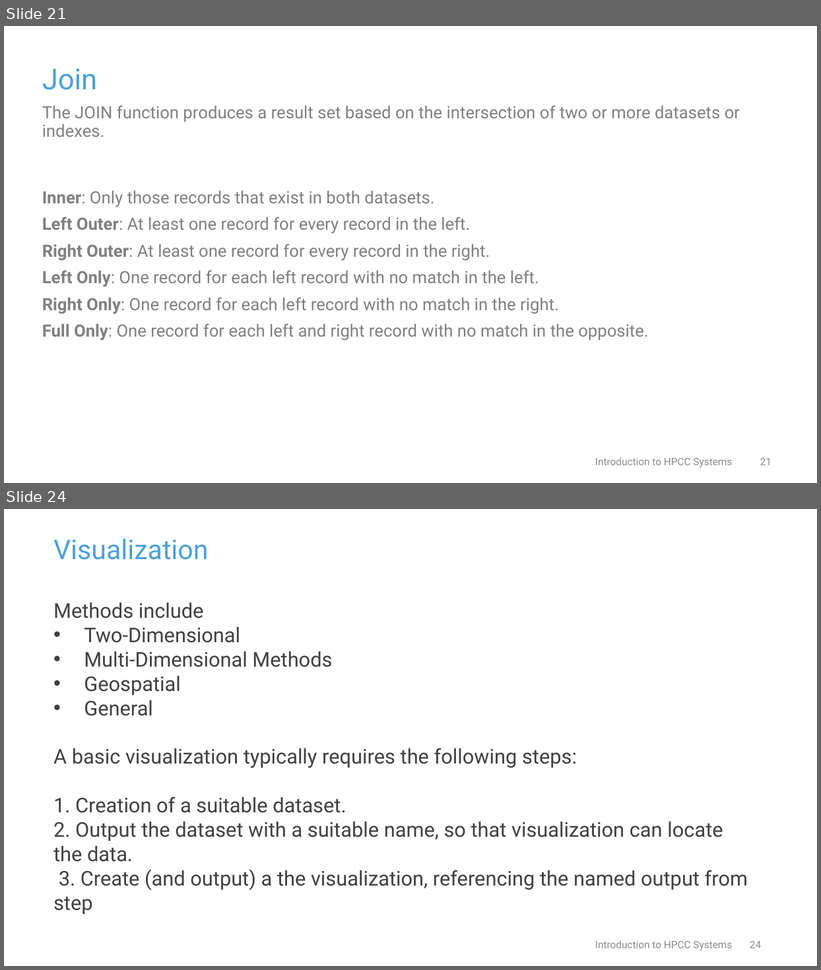
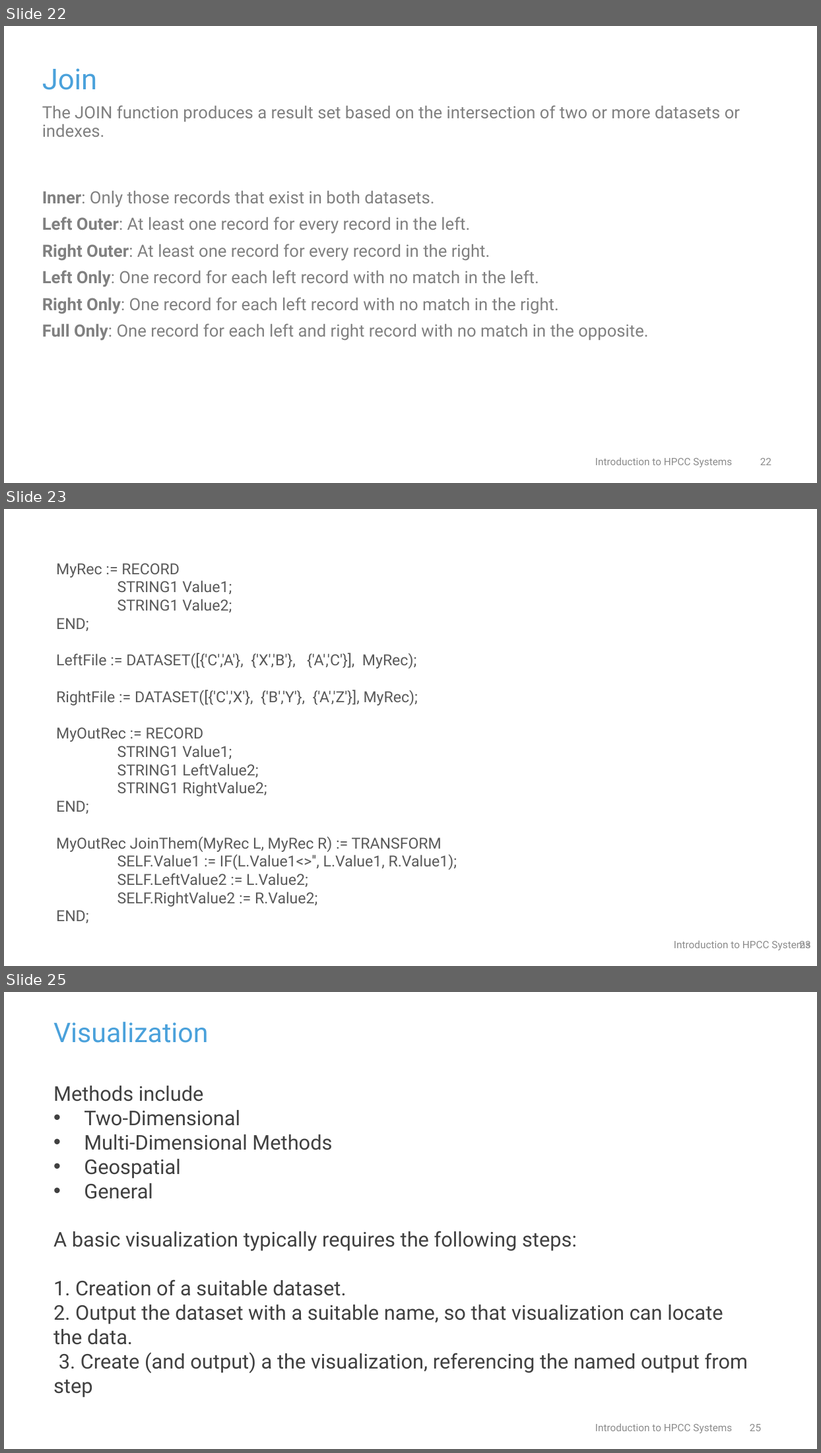
Before and after one commit to BaharF/CodeDay2019, a slide deck: CodeDay Presentation_Ver01.pptx. Shown one above the other, each under a label of ours: slides 21 and 24 before the commit, slides 22, 23 and 25 after it; the slides between them are not shown. The pictures are 821x970 and 821x1453 pixels, drawn with LibreOffice and Linux fonts; fonts in the diff are those of the drawing; background and template pictures are left out. Boxes give left, top, right and bottom in pixels: in the first picture for what was removed or moved away, otherwise in the second. Text is boxed around its words. In the diff, an @@ line names an element or a change of style, - is before the commit and + after.

```diff
--- a/CodeDay Presentation_Ver01.pptx
+++ b/CodeDay Presentation_Ver01.pptx
@@ slide 23 added at <box>4,509,817,966</box>, background #FFFFFF @@
@@ text added at <box>56,563,457,923</box>, 18 pt, text #595959 @@
+MyRec := RECORD
+STRING1 Value1;
+STRING1 Value2;
+END;
+LeftFile := DATASET([{'C','A'}, {'X','B'}, {'A','C'}], MyRec);
+RightFile := DATASET([{'C','X'}, {'B','Y'}, {'A','Z'}], MyRec);
+MyOutRec := RECORD
+STRING1 Value1;
+STRING1 LeftValue2;
+STRING1 RightValue2;
+END;
+MyOutRec JoinThem(MyRec L, MyRec R) := TRANSFORM
+SELF.Value1 := IF(L.Value1<>'', L.Value1, R.Value1);
+SELF.LeftValue2 := L.Value2;
+SELF.RightValue2 := R.Value2;
+END;
@@ text added at <box>674,941,811,951</box>, 12 pt, text #8C8C8C @@
+Introduction to HPCC Systems
@@ page number added at <box>799,941,811,949</box>, 12 pt, text #8C8C8C @@
+23
@@ what was slide 21 is now slide 22 @@
@@ page number at <box>760,458,772,466</box>: text changed @@
-21
+22
@@ what was slide 24 is now slide 25 @@
@@ page number at <box>750,1424,761,1432</box>: text changed @@
-24
+25
```
Also in this commit, not shown: 2 slides changed, 1 other slide added, 1 slide removed.
